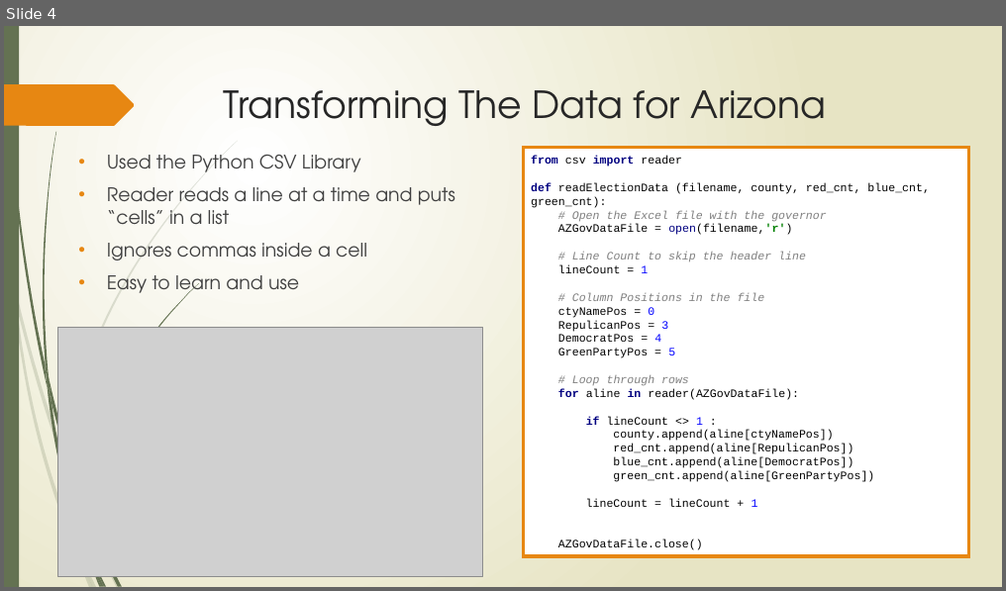
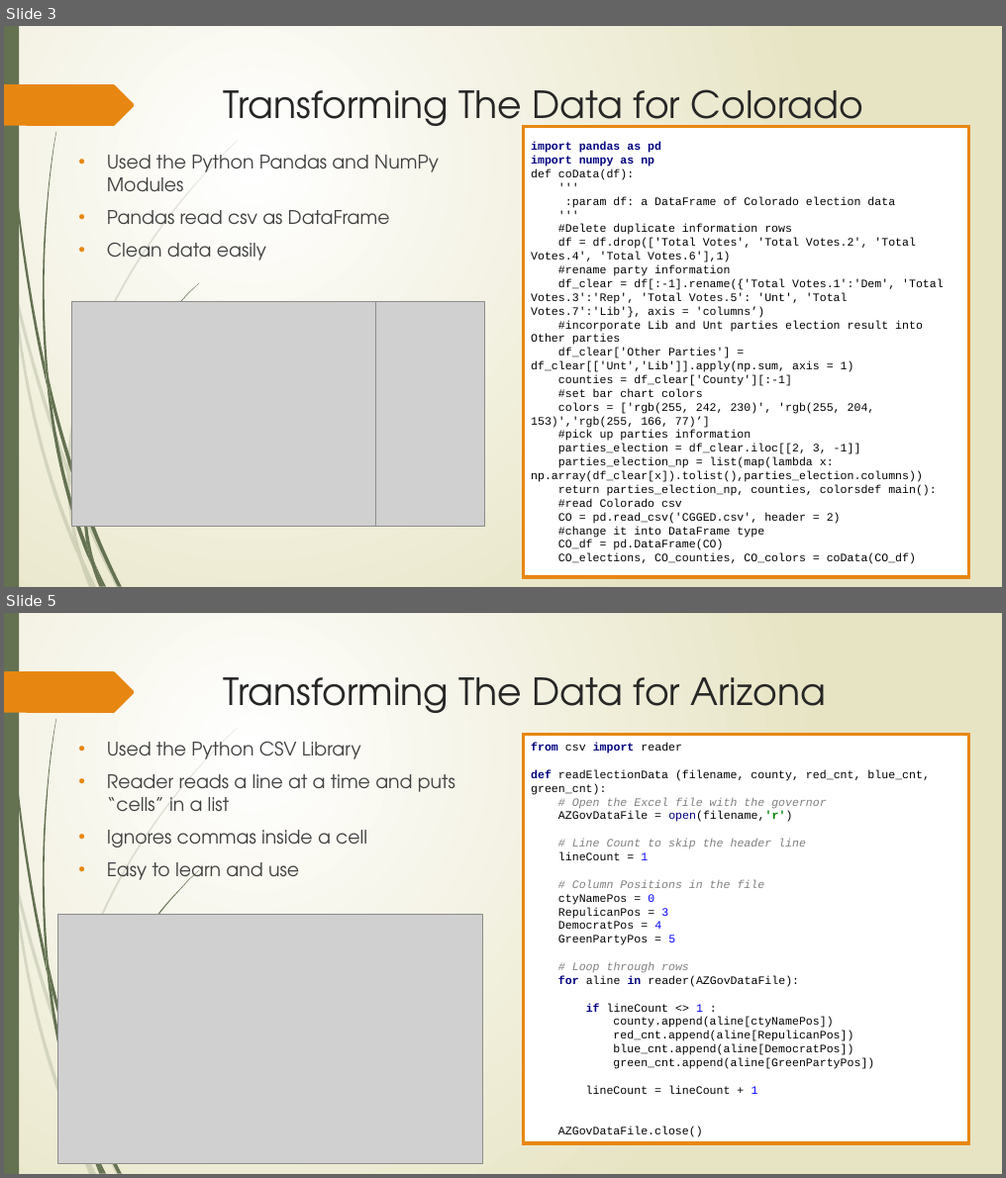
Before and after one commit to smartin25/pythonProject, a slide deck: Election Data Study.pptx. Shown one above the other, each under a label of ours: slide 4 before the commit, slides 3 and 5 after it; the slides between them are not shown. The pictures are 1006x591 and 1006x1178 pixels, drawn with LibreOffice and Linux fonts; fonts in the diff are those of the drawing; grey boxes stand for pictures. Boxes give left, top, right and bottom in pixels: in the first picture for what was removed or moved away, otherwise in the second. Text is boxed around its words. In the diff, an @@ line names an element or a change of style, - is before the commit and + after.

```diff
--- a/Election Data Study.pptx
+++ b/Election Data Study.pptx
@@ slide 3 added at box(4, 26, 1002, 587), background gradient #FFFFFF to #E8E6C4; not listed: 20 template elements that a slide beside it also shows @@
@@ title added at box(224, 89, 864, 135), 36 pt, text #262626 @@
+Transforming The Data for Colorado
@@ rectangle added at box(524, 126, 969, 577), fill #FFFFFF, outline #E78712 3.5 pt, 11 pt, text #000000 @@
+import pandas as pd
+import numpy as np
+def coData(df):
+'''
+:param df: a DataFrame of Colorado election data
+'''
+#Delete duplicate information rows
+df = df.drop(['Total Votes', 'Total Votes.2', 'Total Votes.4', 'Total Votes.6'],1)
+#rename party information
+df_clear = df[:-1].rename({'Total Votes.1':'Dem', 'Total Votes.3':'Rep', 'Total Votes.5': 'Unt', 'Total Votes.7':'Lib'}, axis = 'columns’)
+#incorporate Lib and Unt parties election result into Other parties
+df_clear['Other Parties'] = df_clear[['Unt','Lib']].apply(np.sum, axis = 1)
+counties = df_clear['County'][:-1]
+#set bar chart colors
+colors = ['rgb(255, 242, 230)', 'rgb(255, 204, 153)','rgb(255, 166, 77)’]
+#pick up parties information
+parties_election = df_clear.iloc[[2, 3, -1]]
+parties_election_np = list(map(lambda x: np.array(df_clear[x]).tolist(),parties_election.columns))
+return parties_election_np, counties, colorsdef main():
+#read Colorado csv
+CO = pd.read_csv('CGGED.csv', header = 2)
+#change it into DataFrame type
+CO_df = pd.DataFrame(CO)
+CO_elections, CO_counties, CO_colors = coData(CO_df)
@@ text added at box(107, 155, 439, 261), 18 pt, text #404040 @@
+• Used the Python Pandas and NumPy Modules
+• Pandas read csv as DataFrame
+• Clean data easily
@@ picture added at box(71, 302, 376, 526) @@
@@ picture added at box(376, 302, 484, 526) @@
@@ freeform shape added at box(67, 465, 70, 482), fill #647252 at 20% opacity @@
@@ freeform shape added at box(67, 474, 82, 559), fill #647252 at 20% opacity @@
@@ freeform shape added at box(83, 509, 94, 565), fill #647252 @@
@@ what was slide 4 is now slide 5 @@
```
Also in this commit, not shown: 5 slides changed, 4 other slides added, 2 slides removed.
